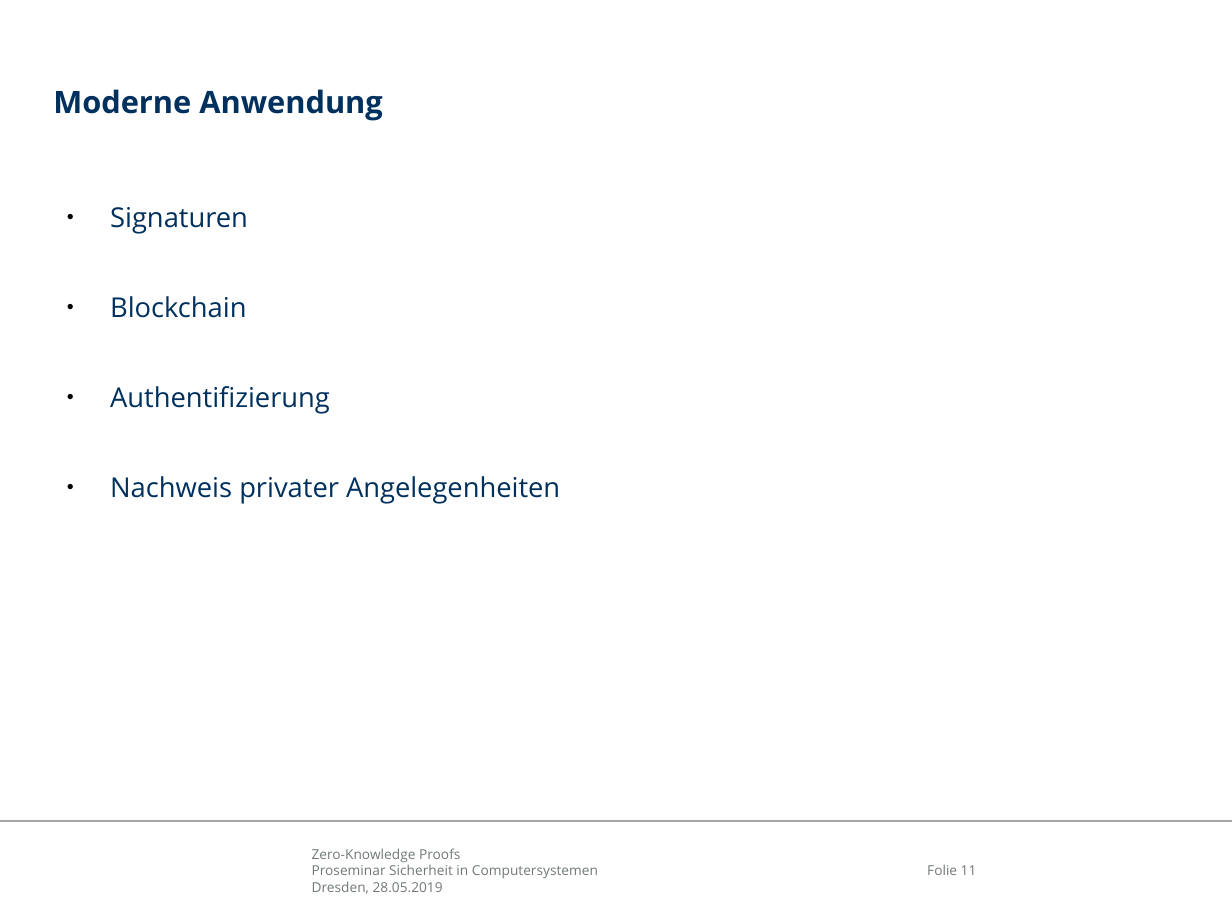
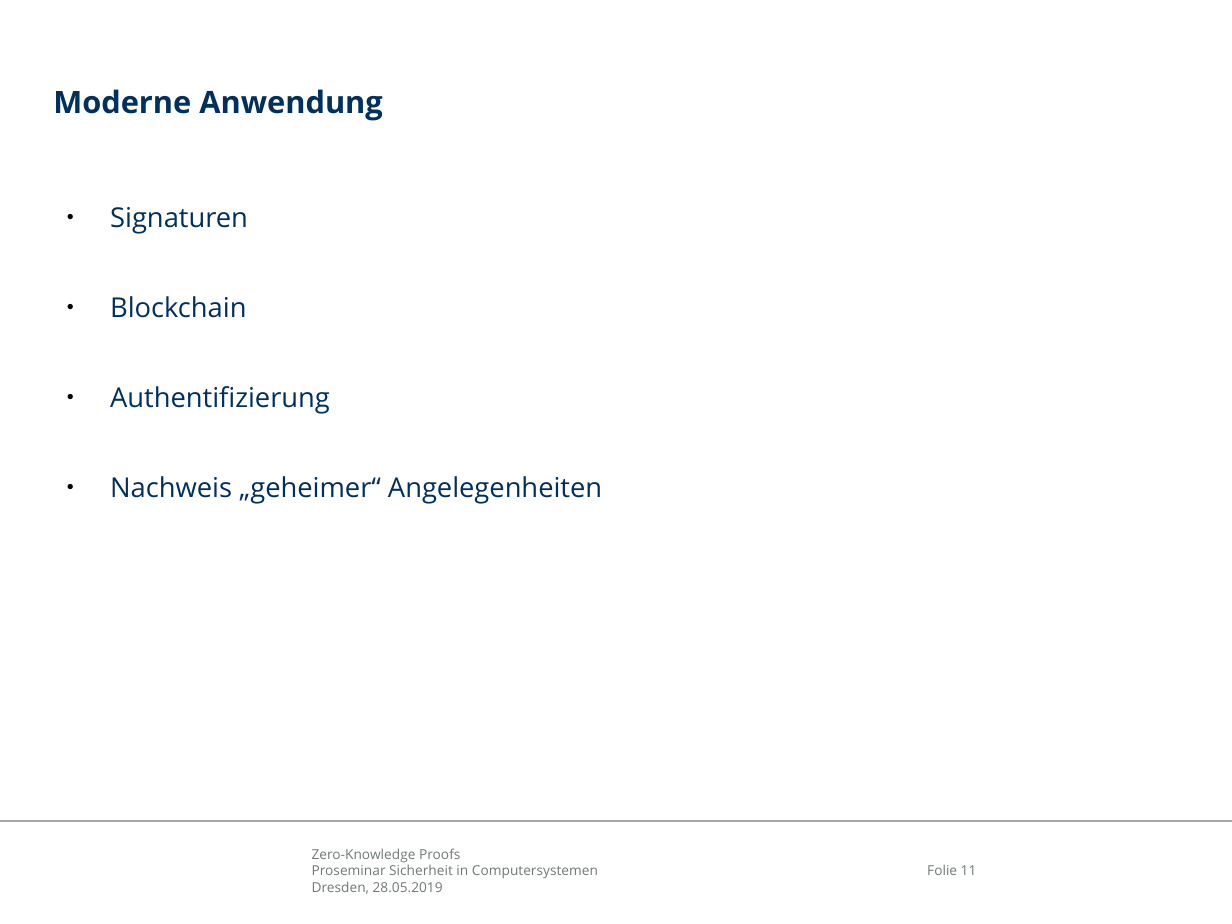
Before and after one commit to mostermann96/Presentations, a slide deck: slide 11 of Zero-Knowledge Proofs/Präsentation/ZKP.odp. Drawn at 1232x924 pixels with LibreOffice and Linux fonts; fonts in the diff are those of the drawing; background and template pictures are left out. Boxes give left, top, right and bottom in pixels: in the first picture for what was removed or moved away, otherwise in the second. Text is boxed around its words. In the diff, an @@ line names an element or a change of style, - is before the commit and + after.

```diff
--- a/Zero-Knowledge Proofs/Präsentation/ZKP.odp
+++ b/Zero-Knowledge Proofs/Präsentation/ZKP.odp
@@ text at (110, 476, 602, 504): text changed @@
-● Nachweis privater Angelegenheiten
+● Nachweis „geheimer“ Angelegenheiten
```
Also in this commit, not shown: 1 other slide changed, 1 other file.
